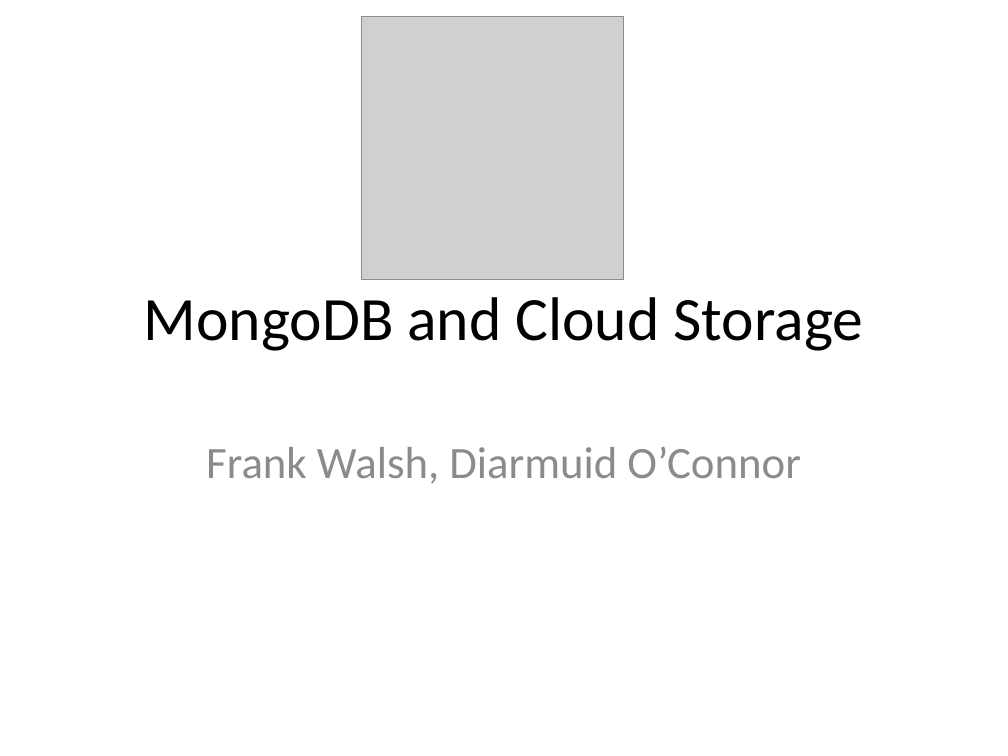
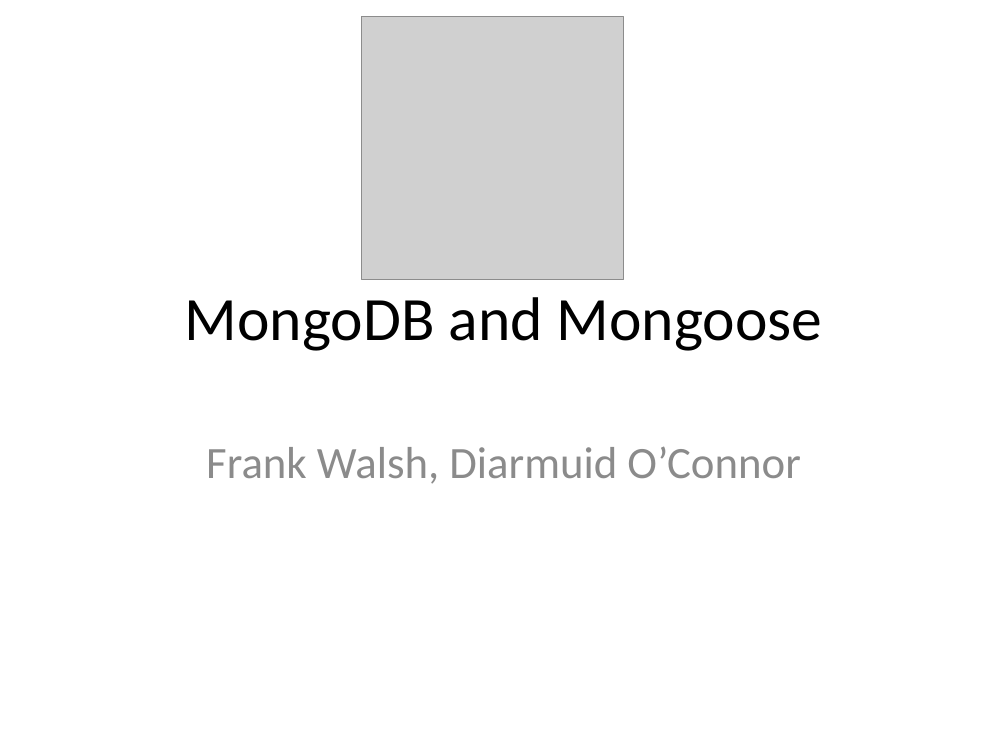
Before and after one commit to diarmuidoconnor/wad2, a slide deck: slide 1 of topic09/talk-0/mongoDB.pptx. Drawn at 1008x756 pixels with LibreOffice and Linux fonts; fonts in the diff are those of the drawing; grey boxes stand for pictures. Boxes give left, top, right and bottom in pixels: in the first picture for what was removed or moved away, otherwise in the second. Text is boxed around its words. In the diff, an @@ line names an element or a change of style, - is before the commit and + after.

```diff
--- a/topic09/talk-0/mongoDB.pptx
+++ b/topic09/talk-0/mongoDB.pptx
@@ title at (185, 297, 823, 351): text changed @@
-MongoDB and Cloud Storage
+MongoDB and Mongoose
```
Also in this commit, not shown: 23 other files.
